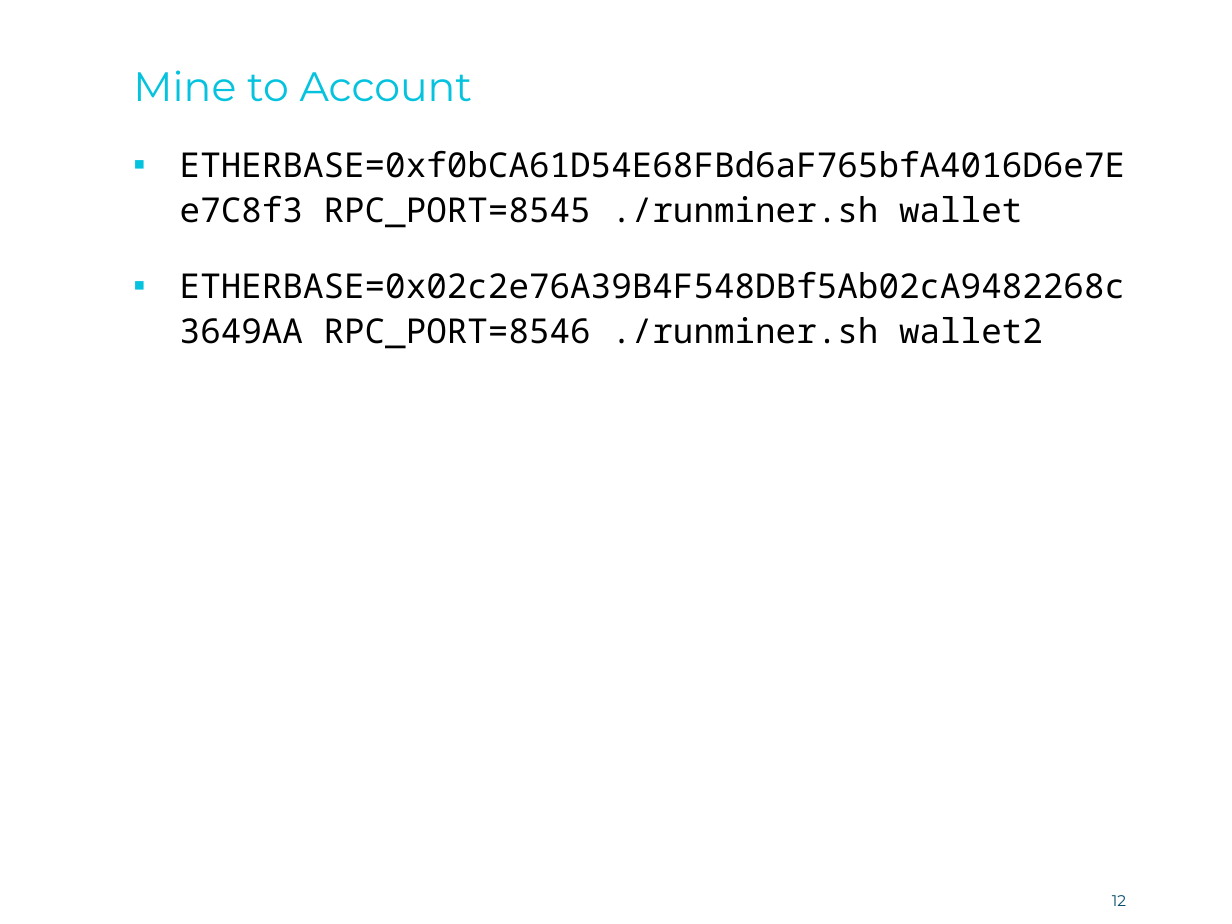
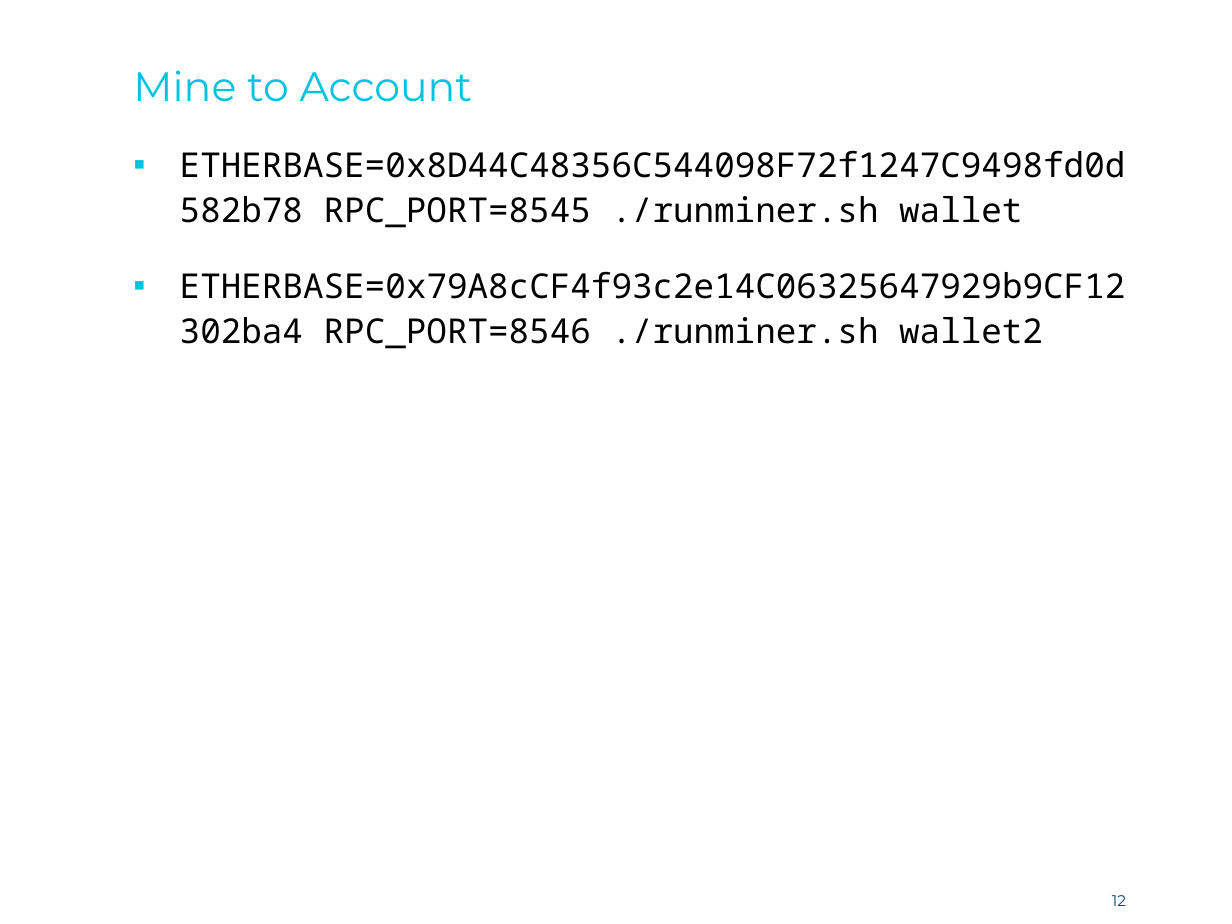
Before and after one commit to immutability-org/ethereum, a slide deck: slide 12 of playground.pptx. Drawn at 1232x924 pixels with LibreOffice and Linux fonts; fonts in the diff are those of the drawing; background and template pictures are left out. Boxes give left, top, right and bottom in pixels: in the first picture for what was removed or moved away, otherwise in the second. Text is boxed around its words. In the diff, an @@ line names an element or a change of style, - is before the commit and + after.

```diff
--- a/playground.pptx
+++ b/playground.pptx
@@ text at bbox=[180, 150, 1126, 349]: text changed @@
-▪ ETHERBASE=0xf0bCA61D54E68FBd6aF765bfA4016D6e7Ee7C8f3 RPC_PORT=8545 ./runminer.sh wallet
-▪ ETHERBASE=0x02c2e76A39B4F548DBf5Ab02cA9482268c3649AA RPC_PORT=8546 ./runminer.sh wallet2
+▪ ETHERBASE=0x8D44C48356C544098F72f1247C9498fd0d582b78 RPC_PORT=8545 ./runminer.sh wallet
+▪ ETHERBASE=0x79A8cCF4f93c2e14C06325647929b9CF12302ba4 RPC_PORT=8546 ./runminer.sh wallet2
```
Also in this commit, not shown: 1 other slide changed.
